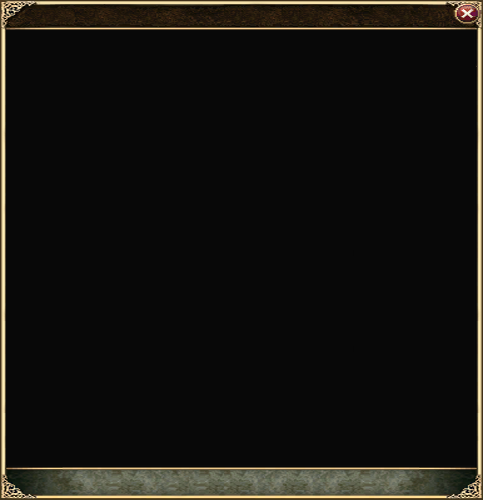
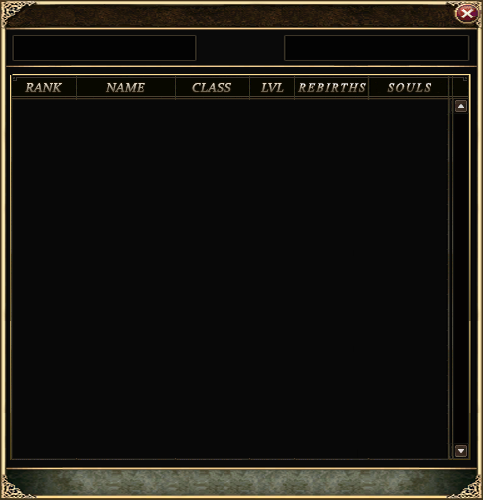
Before/after of a (483, 500) layered artwork. What changed in the layer stack:
hid "Layer 3 copy" over 6, 30, 477, 465
